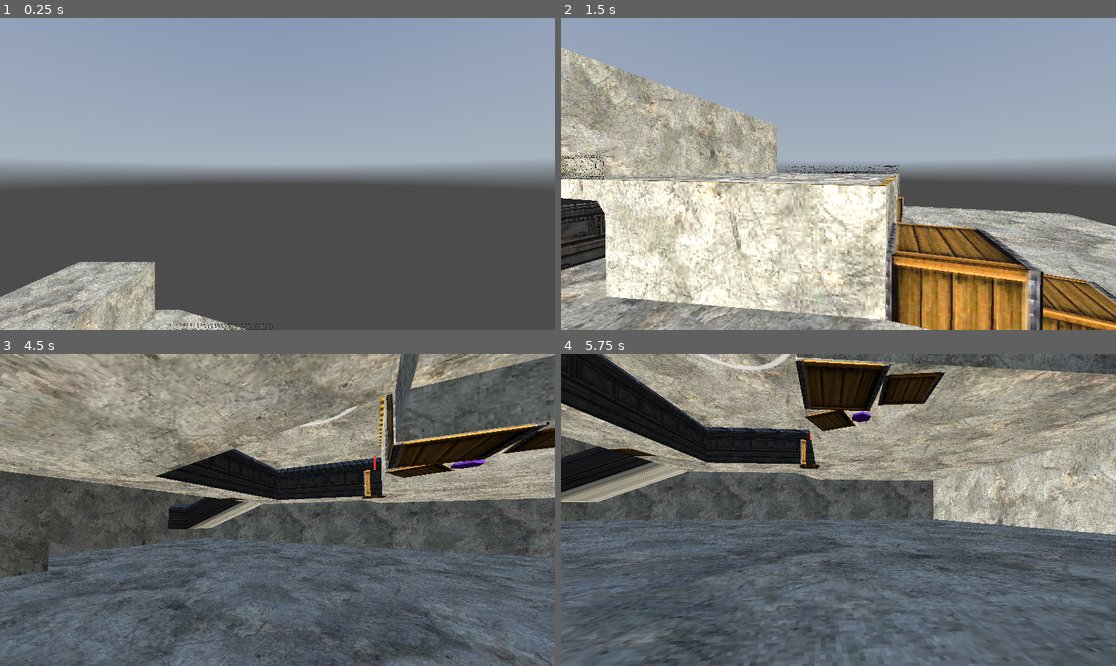
Above: before the commit, frames 1-4 (two rows, left to right).
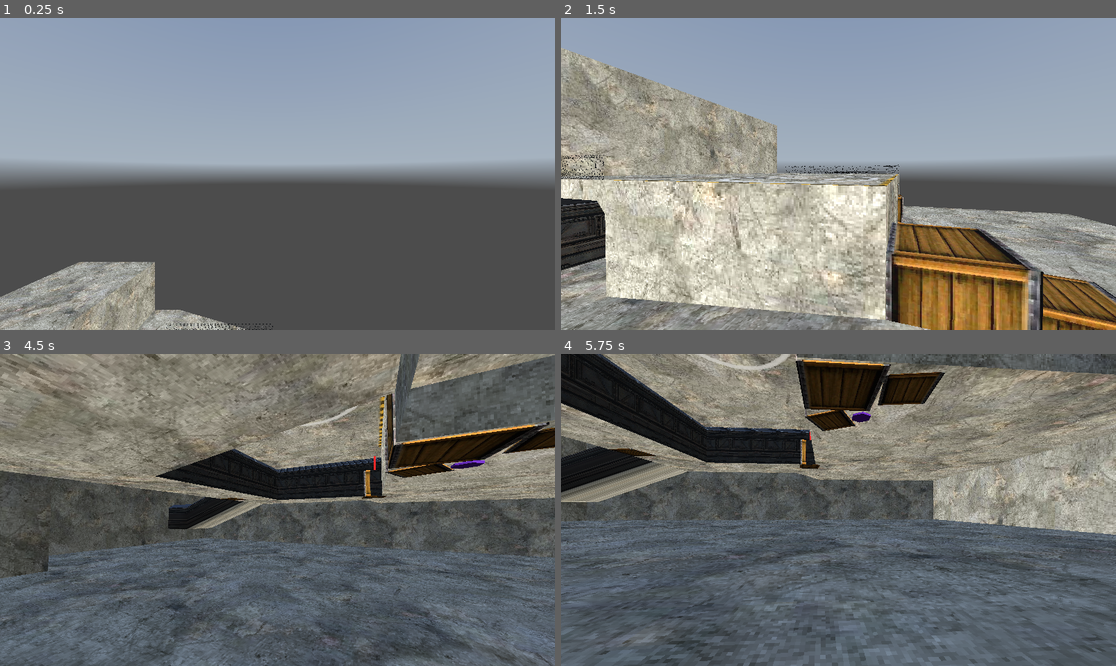
Above: after the commit, the same moments.

Repository: dairycultist/maltigi-run
Game: Godot game, scene res://world.tscn
Same seed, same stepped clock (60 frames per second), same inputs: the game is played once before the commit and once after it. A sky picture missing from this copy of the repository is replaced by a grey-blue gradient.
Inputs (mouse positions are in pixels of both pictures, inside the frame that each line leads up to):
- Up to frame 1 (0.25 s): no input
- Up to frame 2 (1.5 s): move the mouse to (866, 174) at 0.52 s; hold Shift (crouch) 0.53-1.28 s; hold Up (walk_up) from 0.53 s (still down); tap Space (jump) at 0.77 s; move the mouse to (810, 174) at 1.27 s; tap F (toggle_fly) at 1.35 s
- Up to frame 3 (4.5 s): keep holding Up (walk_up); tap Space (jump) at 1.52, 3.02, 3.77 s; move the mouse to (288, 503) at 2.02 s; hold Shift (crouch) 2.03-2.78 s; move the mouse to (271, 516) at 2.77 s; tap F (toggle_fly) at 2.85, 4.35 s; move the mouse to (316, 513) at 3.52 s; hold Shift (crouch) 3.53-4.28 s; move the mouse to (233, 506) at 4.27 s
- Up to frame 4 (5.75 s): keep holding Up (walk_up); tap Space (jump) at 4.52 s; move the mouse to (844, 510) at 5.02 s; hold Shift (crouch) from 5.03 s (still down)

The runs differ from the first frame. In frame 1, less than 0.1% of the frame differs, in the area x 15-28%, y 80-100%; in frame 2, 9.6%, in the area x 0-100%, y 14-100%; in frame 3, less than 0.1%; in frame 4, less than 0.1%.

Commit message:
AO and lighting tweaks

Diff:
--- a/default_env.tres
+++ b/default_env.tres
@@ -11,3 +11,9 @@
 [resource]
 background_mode = 2
 sky = SubResource("Sky_gk03p")
+ssao_enabled = true
+ssao_intensity = 2.12
+ssao_power = 5.22327
+ssao_detail = 0.0
+ssao_horizon = 0.0
+ssao_sharpness = 1.0
--- a/world.tscn
+++ b/world.tscn
@@ -45,7 +45,7 @@
 
 [node name="Sun" type="DirectionalLight3D" parent="."]
 transform = Transform3D(0.885377, -0.173535, 0.431268, 0, 0.927712, 0.373296, -0.464873, -0.330508, 0.821376, 0, 4.62799, 0)
-light_energy = 2.0
+light_energy = 1.5
 light_bake_mode = 1
 sky_mode = 1
 
